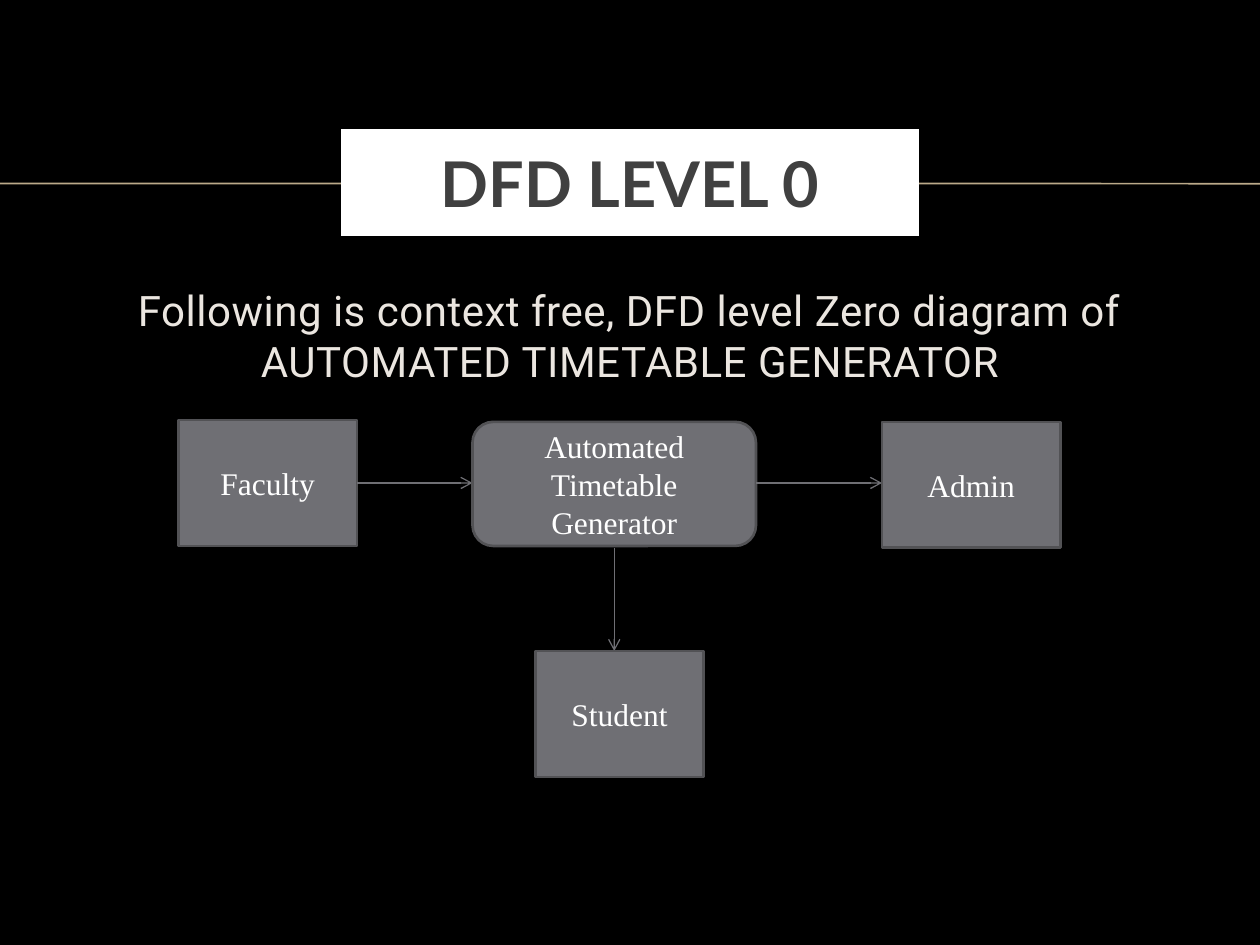
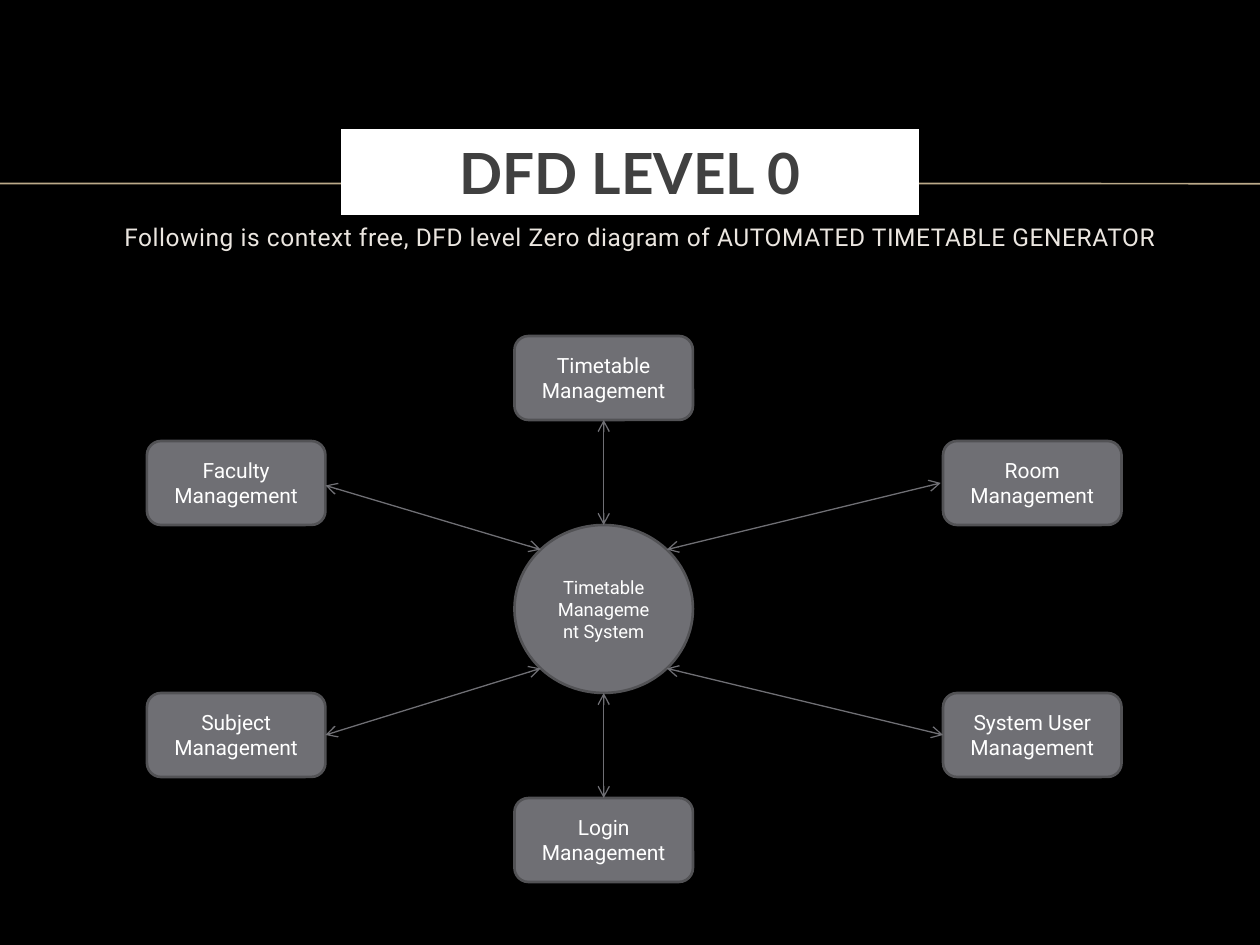
Before and after one commit to rishu89/automatedtimetable, a slide deck: slide 2 of DFD.pptx. Drawn at 1260x945 pixels with LibreOffice and Linux fonts; fonts in the diff are those of the drawing; background and template pictures are left out. Boxes give left, top, right and bottom in pixels: in the first picture for what was removed or moved away, otherwise in the second. Text is boxed around its words. In the diff, an @@ line names an element or a change of style, - is before the commit and + after.

Commit message:
DFD2

```diff
--- a/DFD.pptx
+++ b/DFD.pptx
@@ title "DFD LEVEL 0": place and size @@
-title "DFD LEVEL 0" at <box>346,135,914,232</box>
+title "DFD LEVEL 0" at <box>346,135,914,210</box>
@@ title "DFD LEVEL 0" at <box>346,135,914,210</box>: size 36 to 32.4 pt @@
@@ text "Following is context free, DFD ...": place and size @@
-text "Following is context free, DFD ..." at <box>138,294,1119,378</box>
+text "Following is context free, DFD ..." at <box>124,227,1154,251</box>
@@ text "Following is context free, DFD ..." at <box>124,227,1154,251</box>: size 24 to 14 pt @@
@@ rounded rectangle added at <box>514,336,693,421</box>, fill #6F6F74, outline #525256 1.5 pt, 12 pt, text #FFFFFF @@
+Timetable Management
@@ rounded rectangle "Faculty Management": place and size @@
-rounded rectangle "Faculty Management" at <box>179,420,358,546</box>
+rounded rectangle "Faculty Management" at <box>147,441,326,525</box>
@@ rounded rectangle "Faculty Management" at <box>147,441,326,525</box>: rectangle to rounded rectangle @@
@@ rounded rectangle removed at <box>472,422,756,546</box> @@
-Automated Timetable Generator
@@ arrow moved from (615, 548) - (615, 651) to (604, 420) - (604, 525) @@
@@ arrow (604, 420) - (604, 525): arrow to double arrow @@
@@ rectangle removed at <box>882,422,1061,548</box> @@
-Admin
@@ rounded rectangle added at <box>944,441,1123,525</box>, fill #6F6F74, outline #525256 1.5 pt, 12 pt, text #FFFFFF @@
+Room Management
@@ text in rounded rectangle at <box>174,462,297,508</box>: text changed; size 18 to 12 pt; font Times New Roman to Roboto @@
-Faculty
+Faculty Management
@@ arrow moved from (357, 483) - (472, 483) to (541, 549) - (325, 485) @@
@@ arrow (541, 549) - (325, 485): arrow to double arrow @@
@@ arrow moved from (756, 483) - (882, 483) to (667, 549) - (941, 483) @@
@@ arrow (667, 549) - (941, 483): arrow to double arrow @@
@@ ellipse added at <box>514,525,693,693</box>, fill #6F6F74, outline #525256 1.5 pt, 10.5 pt, text #FFFFFF @@
+Timetable Management System
@@ rectangle removed at <box>536,651,703,777</box> @@
-Student
@@ double arrow added from (541, 668) to (325, 735), #6F6F74 0.75 pt @@
@@ double arrow added from (667, 668) to (944, 735), #6F6F74 0.75 pt @@
@@ rounded rectangle added at <box>147,693,326,777</box>, fill #6F6F74, outline #525256 1.5 pt, 12 pt, text #FFFFFF @@
+Subject Management
@@ double arrow added from (604, 693) to (604, 798), #6F6F74 0.75 pt @@
@@ rounded rectangle added at <box>944,693,1123,777</box>, fill #6F6F74, outline #525256 1.5 pt, 12 pt, text #FFFFFF @@
+System User Management
@@ rounded rectangle added at <box>514,798,693,882</box>, fill #6F6F74, outline #525256 1.5 pt, 12 pt, text #FFFFFF @@
+Login Management
```
Also in this commit, not shown: 5 slides added, 2 slides removed.
